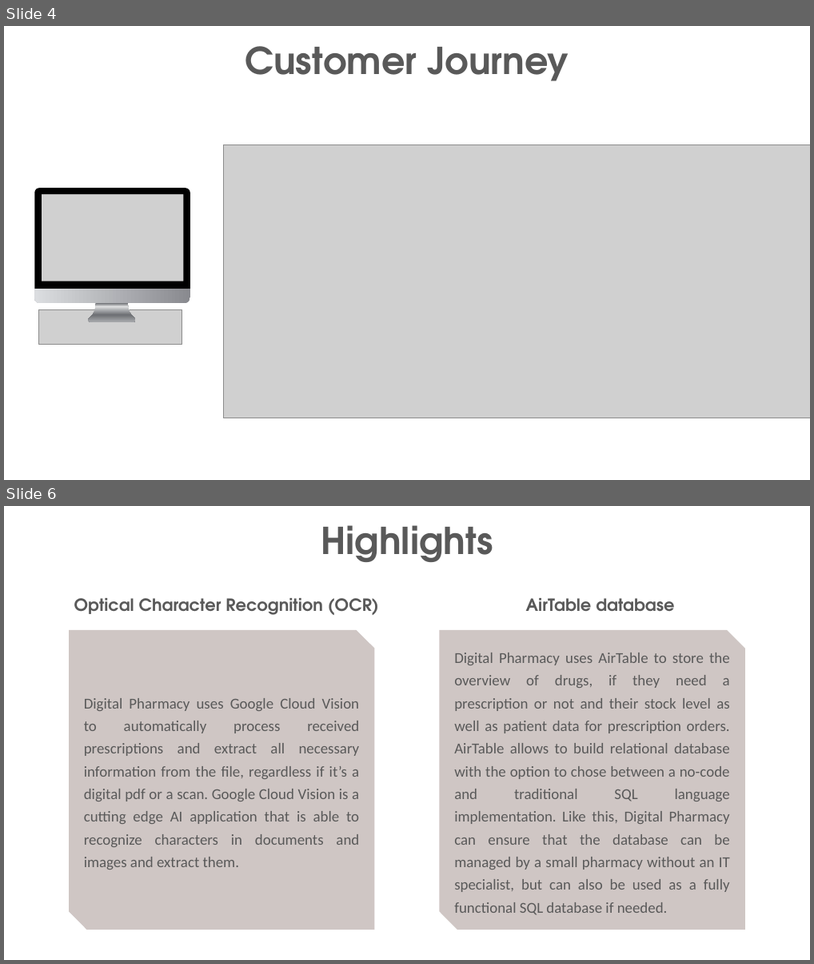
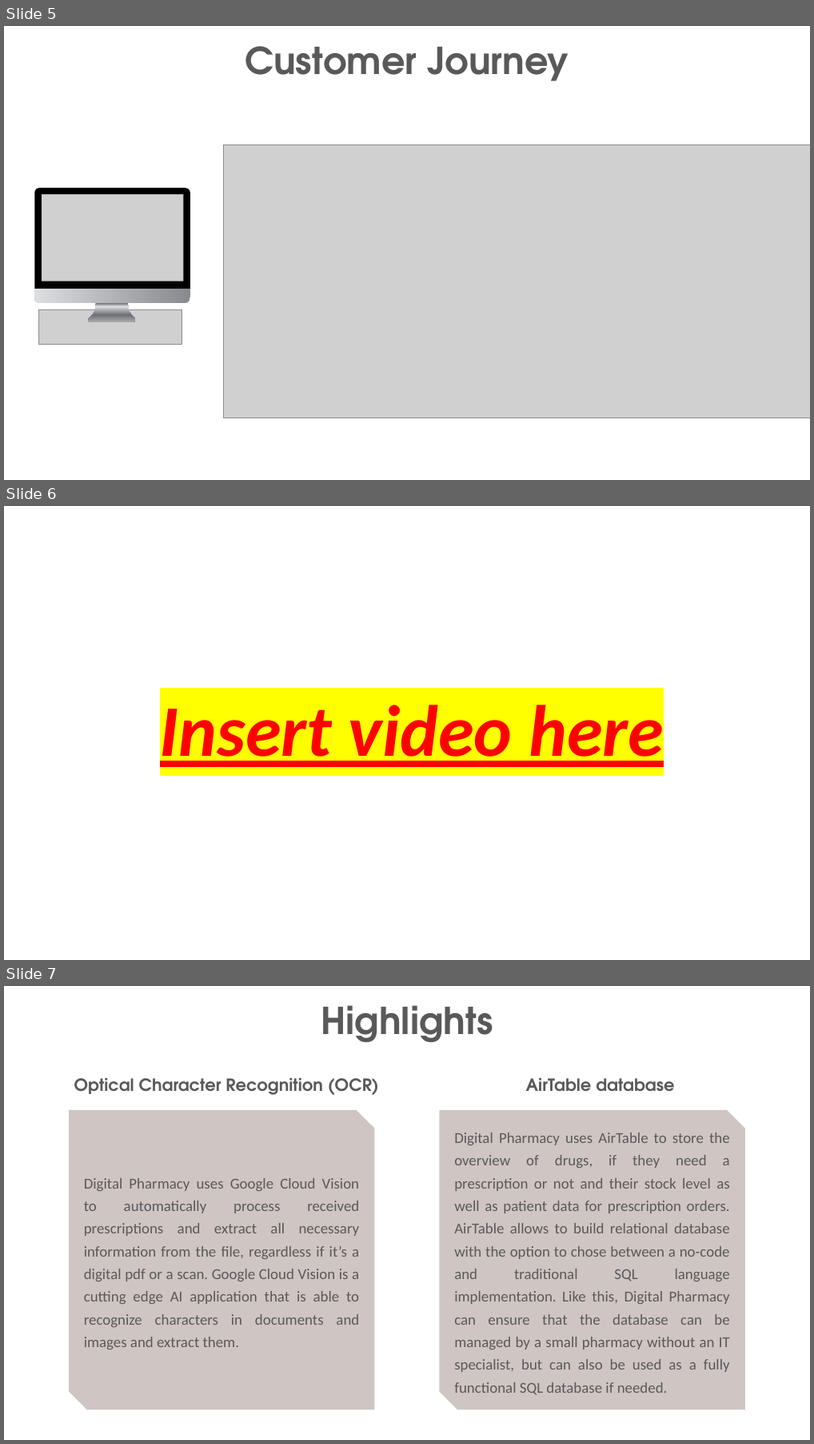
Before and after one commit to DigiBP/Team-Charlie, a slide deck: pitch/Investors pitch.pptx. Shown one above the other, each under a label of ours: slides 4 and 6 before the commit, slides 5, 6 and 7 after it; the slides between them are not shown. The pictures are 814x964 and 814x1444 pixels, drawn with LibreOffice and Linux fonts; fonts in the diff are those of the drawing; grey boxes stand for pictures. Boxes give left, top, right and bottom in pixels: in the first picture for what was removed or moved away, otherwise in the second. Text is boxed around its words. In the diff, an @@ line names an element or a change of style, - is before the commit and + after.

```diff
--- a/pitch/Investors pitch.pptx
+++ b/pitch/Investors pitch.pptx
@@ slide 6 added at [4, 506, 810, 960], background #FFFFFF @@
@@ title added at [160, 704, 664, 767], 86.4 pt, text #FF0000, bold, italic, underline @@
+Insert video here
@@ what was slide 4 is now slide 5 @@
@@ what was slide 6 is now slide 7 @@
```
